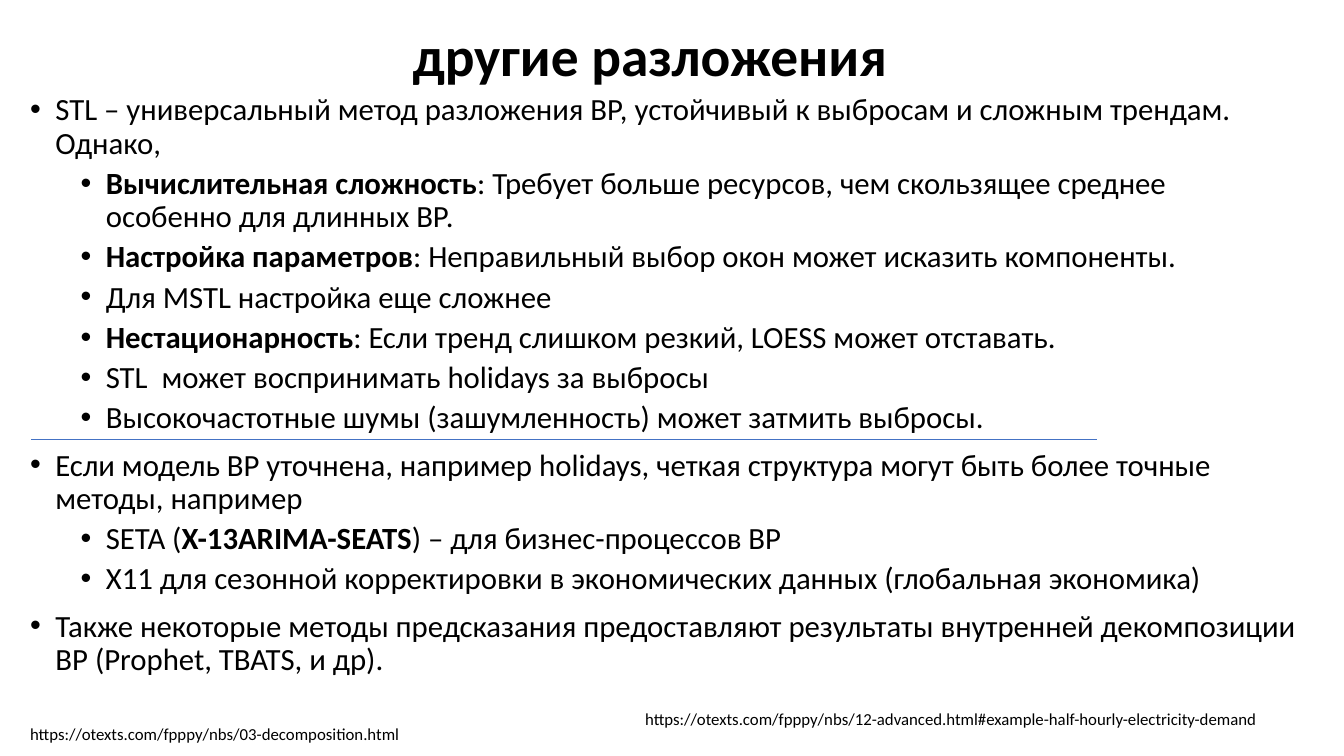
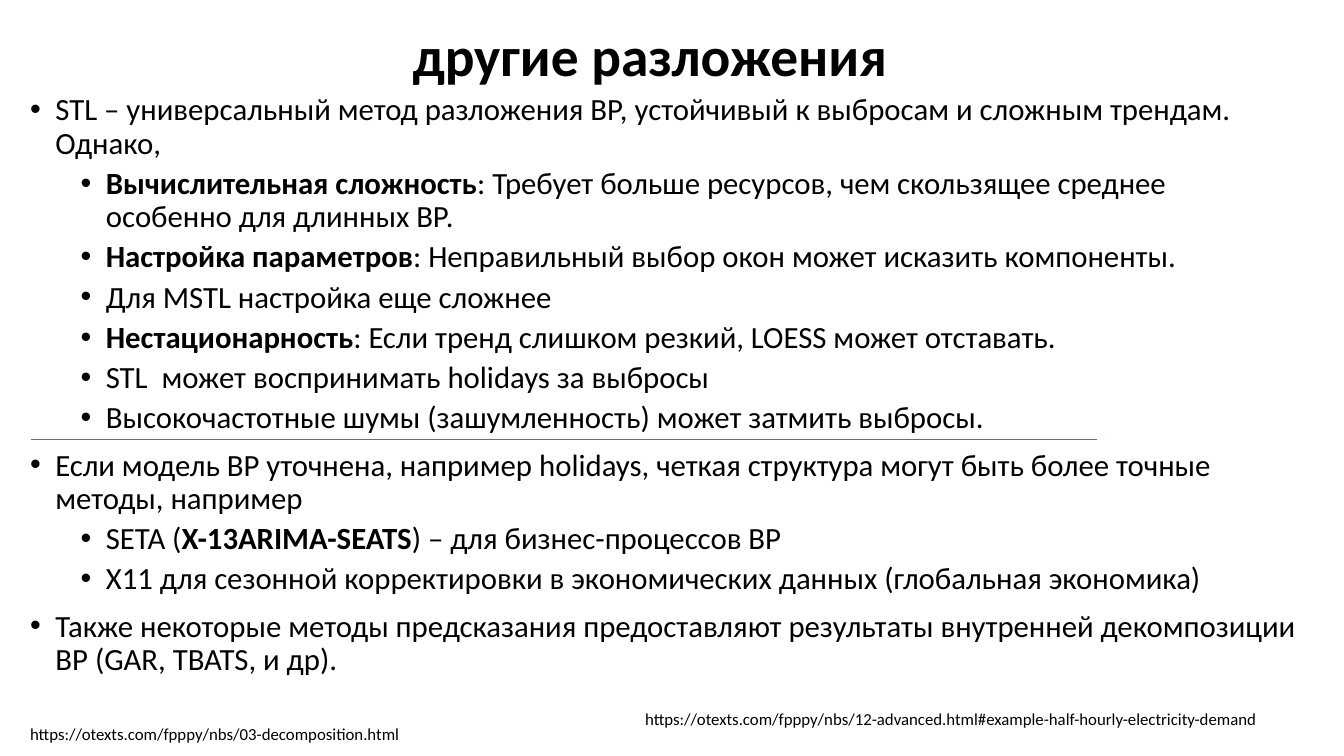
Before and after one commit to MVRonkin/TimeSeriesCourse, a slide deck: slide 12 of Last/LEC/02-2_Decomposition.pptx. Drawn at 1344x756 pixels with LibreOffice and Linux fonts; fonts in the diff are those of the drawing. Boxes give left, top, right and bottom in pixels: in the first picture for what was removed or moved away, otherwise in the second. Text is boxed around its words. In the diff, an @@ line names an element or a change of style, - is before the commit and + after.

```diff
--- a/Last/LEC/02-2_Decomposition.pptx
+++ b/Last/LEC/02-2_Decomposition.pptx
@@ text at bbox=[55, 616, 1296, 675]: text changed @@
-• Также некоторые методы предсказания предоставляют результаты внутренней декомпозиции ВР (Prophet, TBATS, и др).
+• Также некоторые методы предсказания предоставляют результаты внутренней декомпозиции ВР (GAR, TBATS, и др).
```
Also in this commit, not shown: 1 other file.
